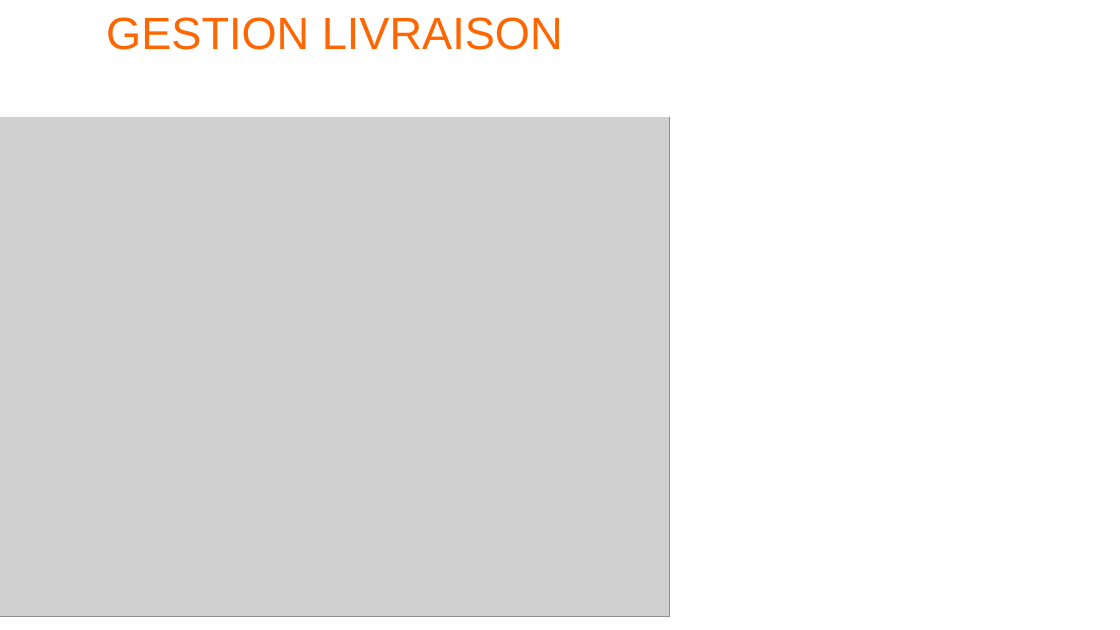
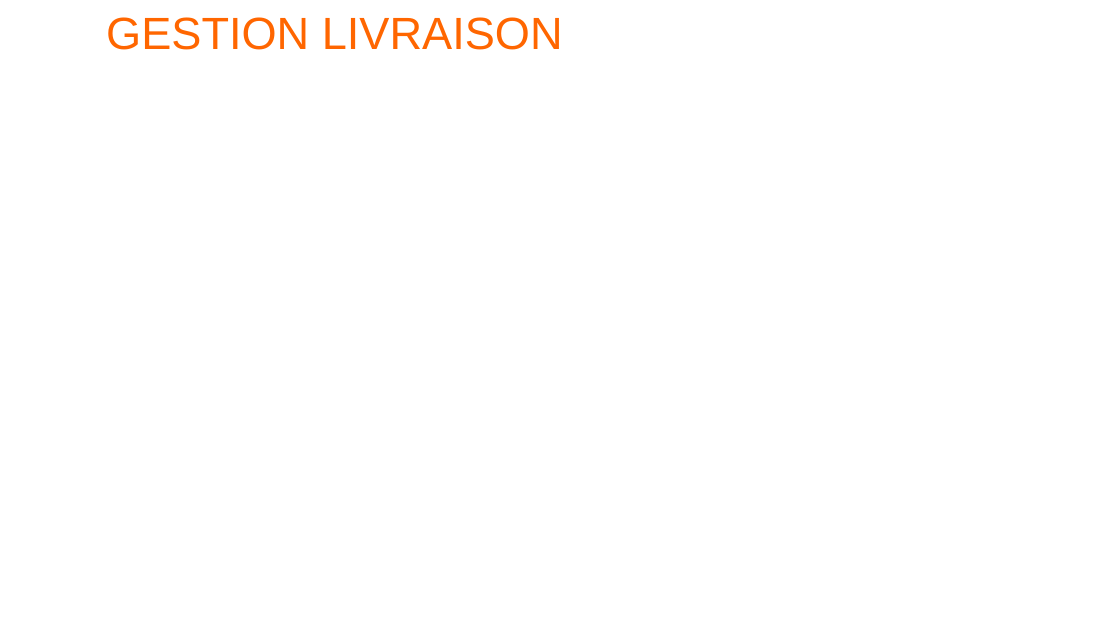
Before and after one commit to JonathanDLR/oc-pizza, a slide deck: slide 3 of Spec.odp. Drawn at 1120x630 pixels with LibreOffice and Linux fonts; fonts in the diff are those of the drawing; grey boxes stand for pictures; background and template pictures are left out. Boxes give left, top, right and bottom in pixels: in the first picture for what was removed or moved away, otherwise in the second. Text is boxed around its words. In the diff, an @@ line names an element or a change of style, - is before the commit and + after.

```diff
--- a/Spec.odp
+++ b/Spec.odp
@@ title "GESTION LIVRAISON" rewrapped from [0,0,670,117] to [106,17,563,50] @@
@@ picture removed at [0,117,670,617] @@
```
Also in this commit, not shown: 3 other slides changed, 1 slide added, 2 slides removed, 1 other file.
